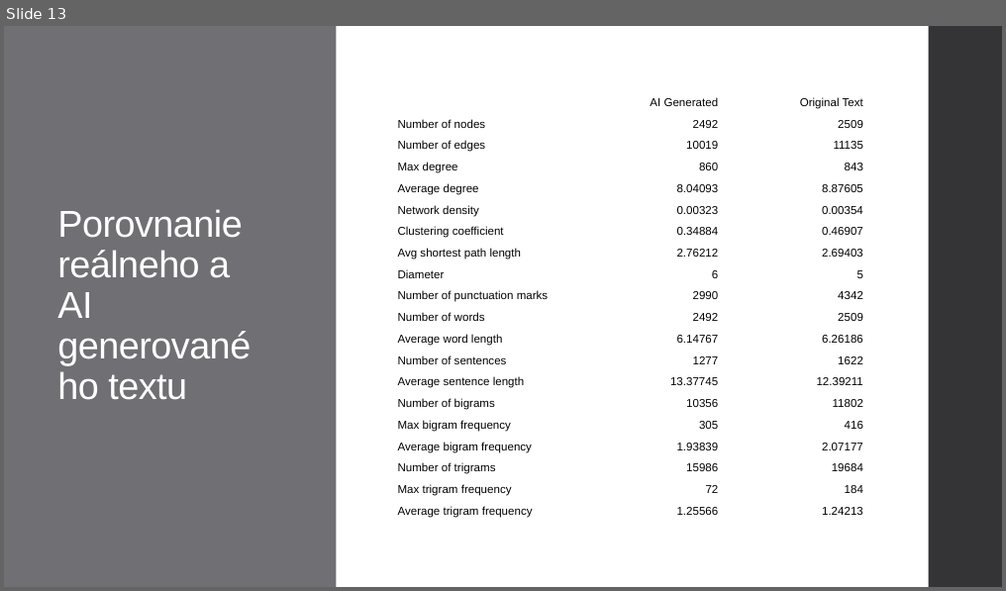
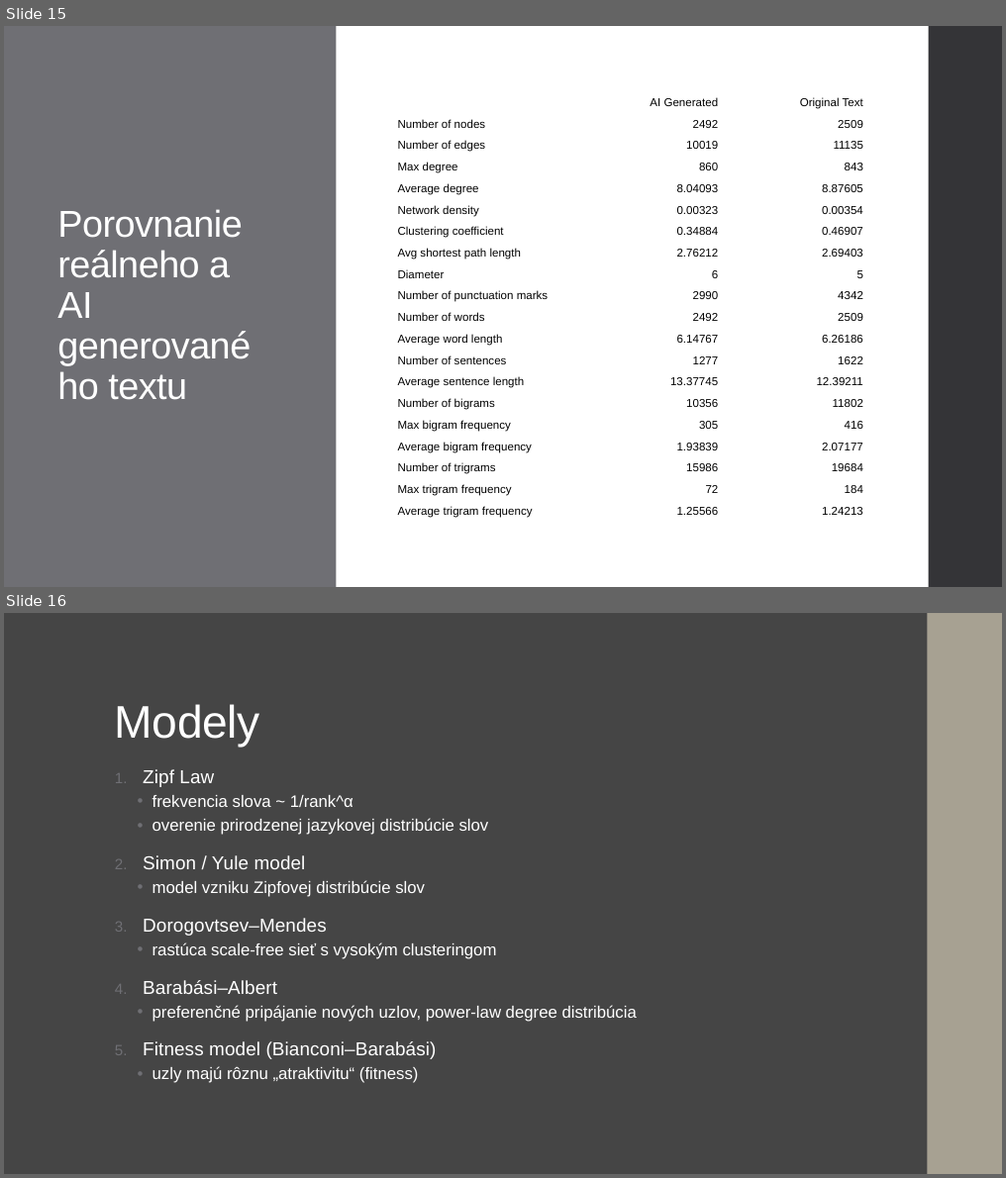
Before and after one commit to Nemeth03/Masters-Thesis, a slide deck: ProjektovySeminar.pptx. Shown one above the other, each under a label of ours: slide 13 before the commit, slides 15 and 16 after it. The pictures are 1006x591 and 1006x1178 pixels, drawn with LibreOffice and Linux fonts; fonts in the diff are those of the drawing. Boxes give left, top, right and bottom in pixels: in the first picture for what was removed or moved away, otherwise in the second. Text is boxed around its words. In the diff, an @@ line names an element or a change of style, - is before the commit and + after.

```diff
--- a/ProjektovySeminar.pptx
+++ b/ProjektovySeminar.pptx
@@ slide 16 added at (x1=4, y1=613, x2=1002, y2=1174), background #454545 @@
@@ rectangle added at (x1=4, y1=613, x2=1002, y2=1174), fill #454545 @@
@@ rectangle added at (x1=927, y1=613, x2=1002, y2=1174), fill #A7A192 @@
@@ rectangle added at (x1=929, y1=613, x2=1002, y2=1174), fill #A7A192 @@
@@ title added at (x1=115, y1=704, x2=259, y2=747), 44 pt, text #FFFFFF @@
+Modely
@@ text added at (x1=143, y1=769, x2=637, y2=1083), 16 pt, text #FFFFFF @@
+1. Zipf Law
+  • frekvencia slova ~ 1/rank^α
+  • overenie prirodzenej jazykovej distribúcie slov
+2. Simon / Yule model
+  • model vzniku Zipfovej distribúcie slov
+3. Dorogovtsev–Mendes
+  • rastúca scale-free sieť s vysokým clusteringom
+4. Barabási–Albert
+  • preferenčné pripájanie nových uzlov, power-law degree distribúcia
+5. Fitness model (Bianconi–Barabási)
+  • uzly majú rôznu „atraktivitu“ (fitness)
@@ what was slide 13 is now slide 15 @@
```
Also in this commit, not shown: 5 slides changed, 3 other slides added, 2 slides removed.
